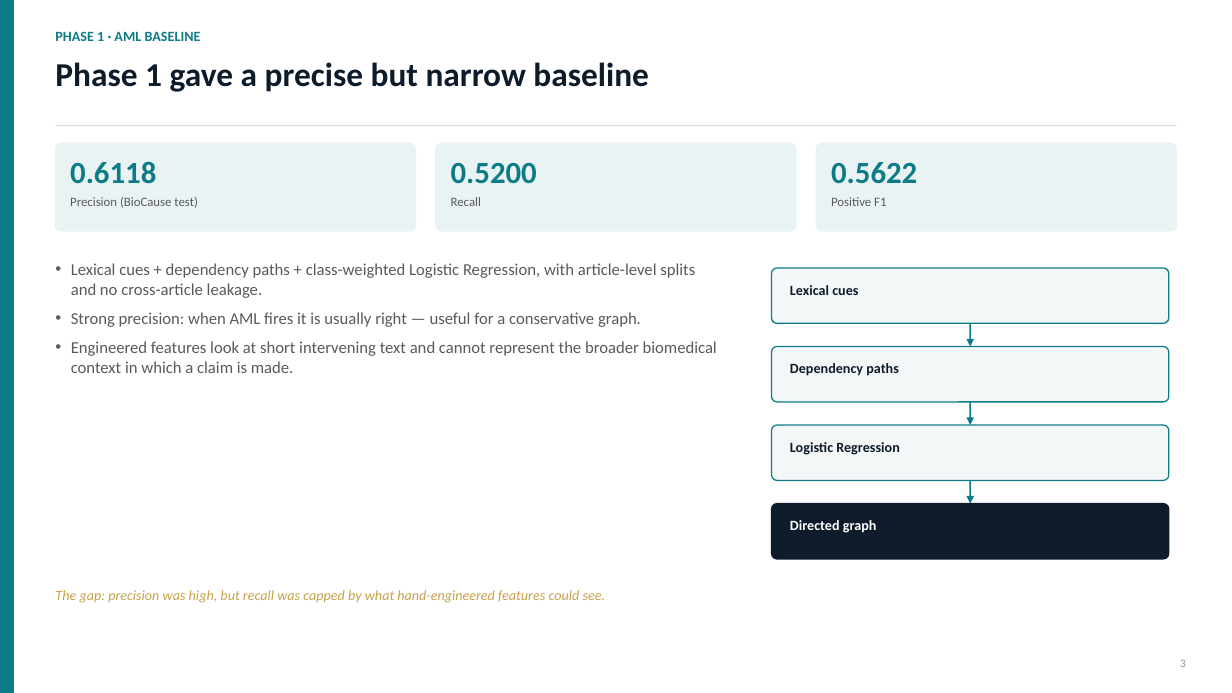
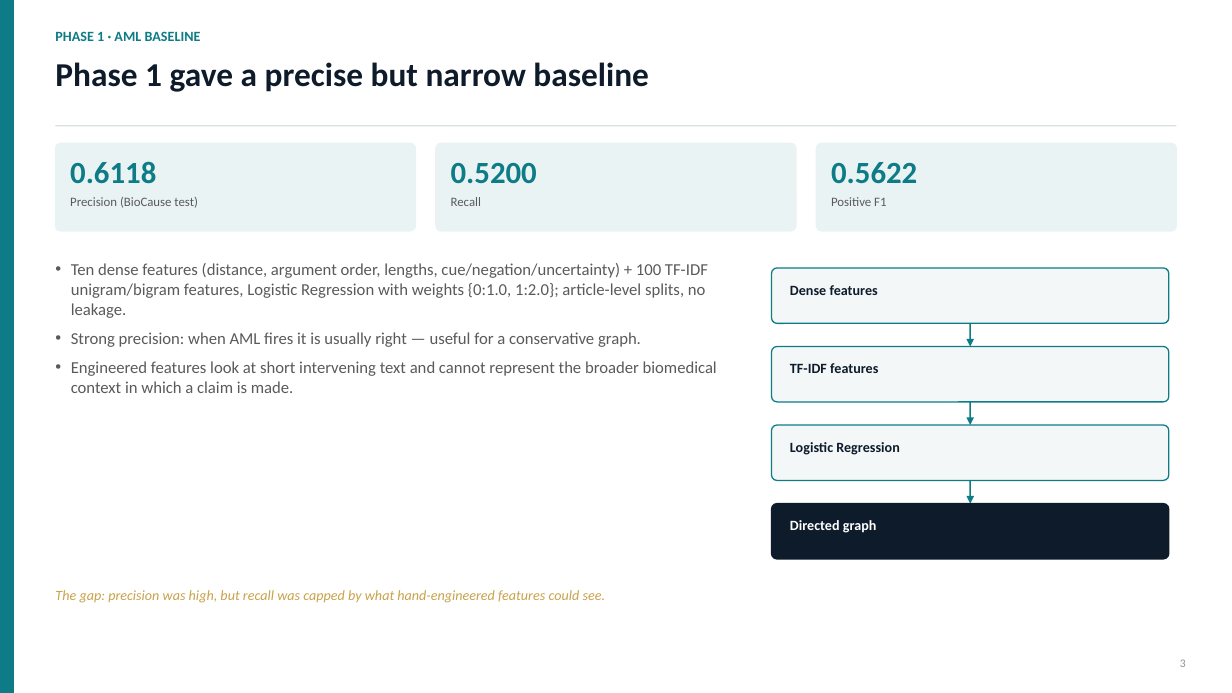
Before and after one commit to alpha-sml/causal-nlp-reasoning, a slide deck: slide 3 of reports/dl_phase.pptx. Drawn at 1232x693 pixels with LibreOffice and Linux fonts; fonts in the diff are those of the drawing. Boxes give left, top, right and bottom in pixels: in the first picture for what was removed or moved away, otherwise in the second. Text is boxed around its words. In the diff, an @@ line names an element or a change of style, - is before the commit and + after.

```diff
--- a/reports/dl_phase.pptx
+++ b/reports/dl_phase.pptx
@@ text at box(71, 263, 708, 318): text changed @@
-• Lexical cues + dependency paths + class-weighted Logistic Regression, with article-level splits and no cross-article leakage.
+• Ten dense features (distance, argument order, lengths, cue/negation/uncertainty) + 100 TF-IDF unigram/bigram features, Logistic Regression with weights {0:1.0, 1:2.0}; article-level splits, no leakage.
@@ text at box(790, 285, 878, 295): text changed @@
-Lexical cues
+Dense features
@@ text at box(790, 363, 878, 373): text changed @@
-Dependency paths
+TF-IDF features
```
Also in this commit, not shown: 1 other slide changed, 1 other file.
